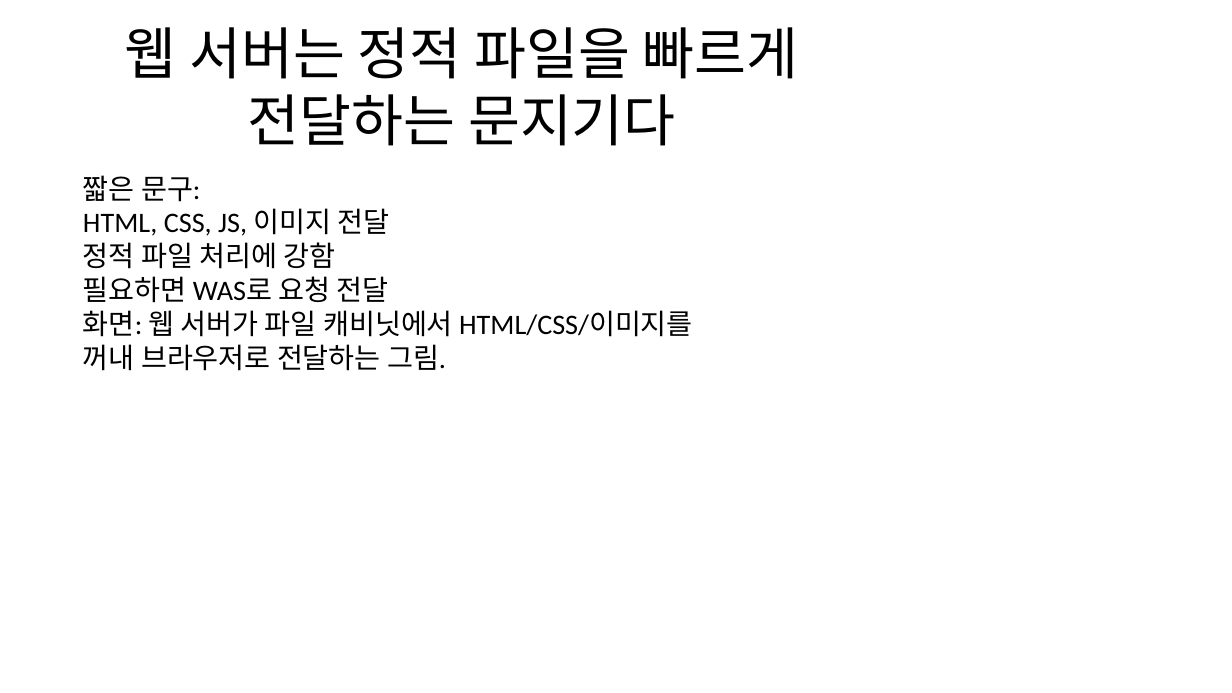
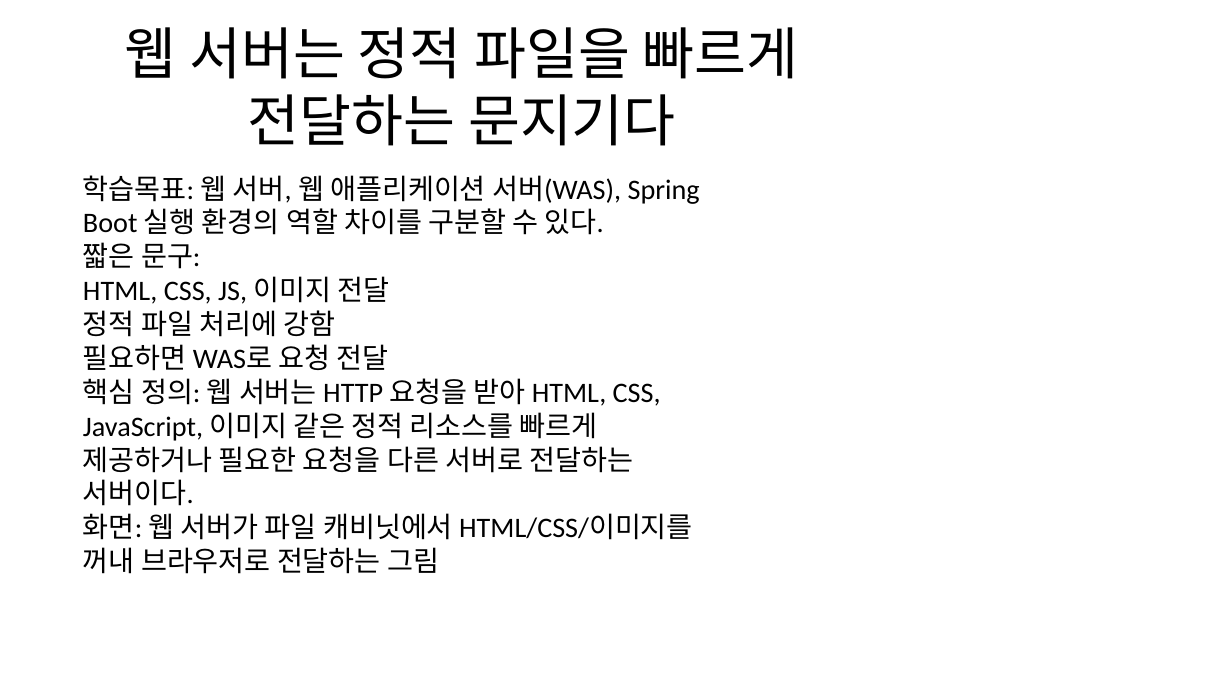
Before and after one commit to openskill-harness/lecture-workflow, a slide deck: slide 7 of courses/spring-boot-basic/pptx/ch01.pptx. Drawn at 1232x693 pixels with LibreOffice and Linux fonts; fonts in the diff are those of the drawing. Boxes give left, top, right and bottom in pixels: in the first picture for what was removed or moved away, otherwise in the second. Text is boxed around its words. In the diff, an @@ line names an element or a change of style, - is before the commit and + after.

```diff
--- a/courses/spring-boot-basic/pptx/ch01.pptx
+++ b/courses/spring-boot-basic/pptx/ch01.pptx
@@ text at [83,175,700,235]: paragraph added @@
+학습목표: 웹 서버, 웹 애플리케이션 서버(WAS), Spring Boot 실행 환경의 역할 차이를 구분할 수 있다.
@@ text at [83,378,693,574]: text changed @@
-화면: 웹 서버가 파일 캐비닛에서 HTML/CSS/이미지를 꺼내 브라우저로 전달하는 그림.
+핵심 정의: 웹 서버는 HTTP 요청을 받아 HTML, CSS, JavaScript, 이미지 같은 정적 리소스를 빠르게 제공하거나 필요한 요청을 다른 서버로 전달하는 서버이다.
+화면: 웹 서버가 파일 캐비닛에서 HTML/CSS/이미지를 꺼내 브라우저로 전달하는 그림
```
Also in this commit, not shown: 25 other slides changed, 24 other files.
